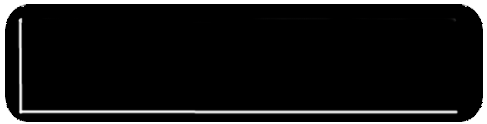
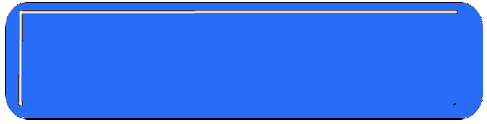
Two versions of the same layered image (487 × 124). Layer-by-layer changes:
painted on "button" over [5, 2, 483, 122]
